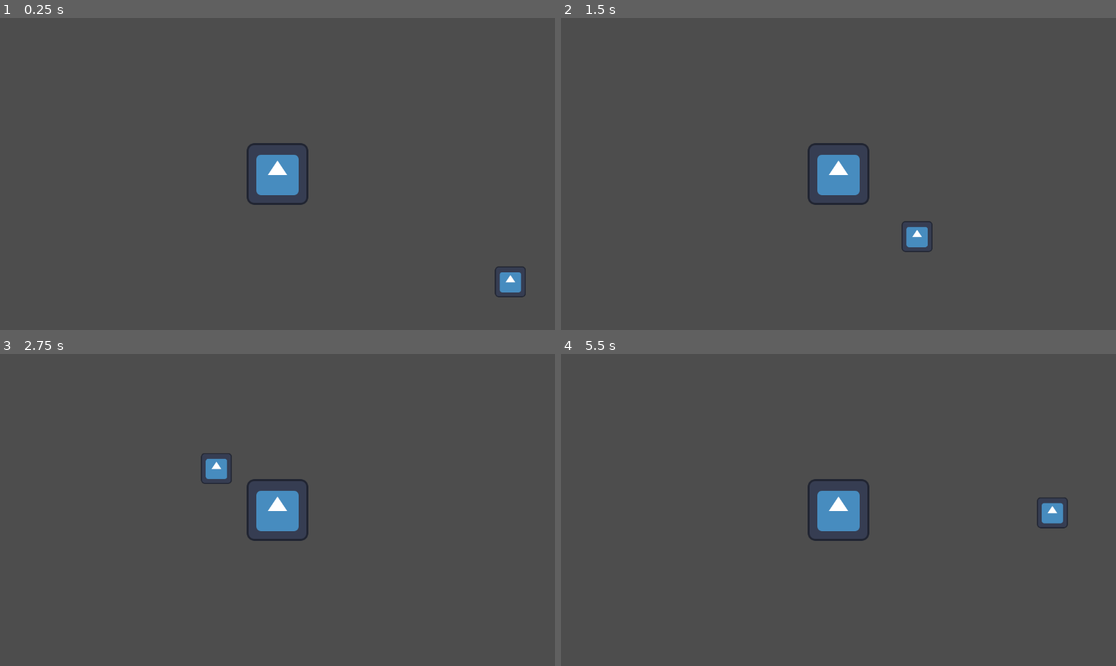
Above: before the commit, frames 1-4 (two rows, left to right).
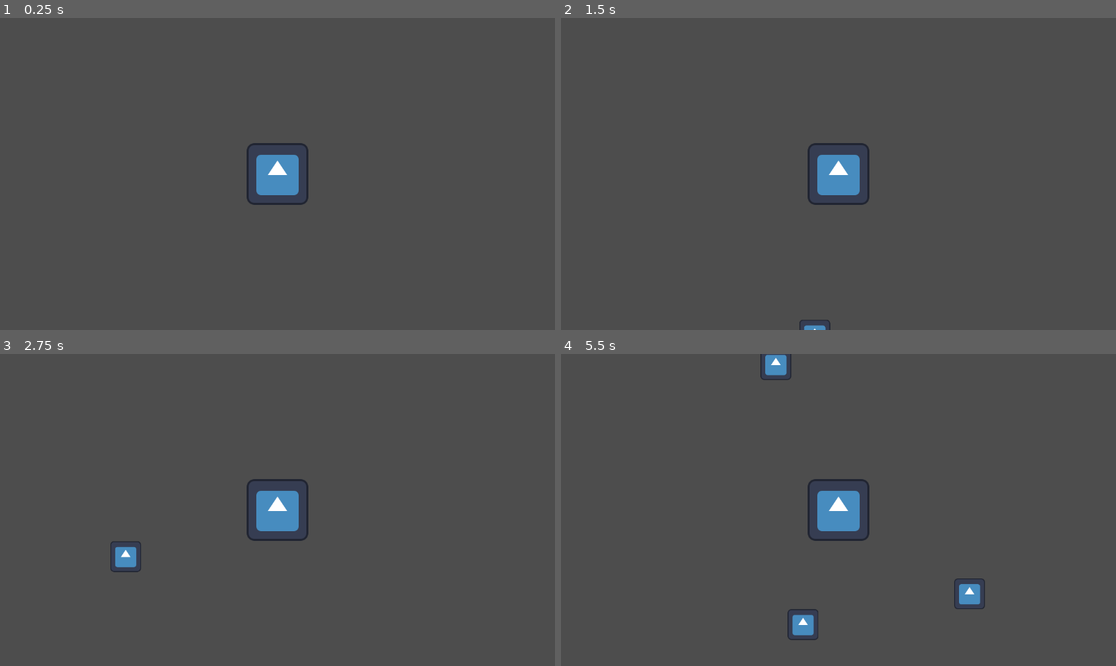
Above: after the commit, the same moments.

Repository: Justin217X/MonsterMash
Game: Godot game, scene res://World/world.tscn
Same seed, same stepped clock (60 frames per second), same inputs: the game is played once before the commit and once after it. This scene is started directly instead of the project's main scene. The engine's default icon, where the game draws it, is replaced by a stand-in: a white triangle on a blue panel in a dark square.
Inputs:
- Up to frame 1 (0.25 s): no input
- Up to frame 2 (1.5 s): tap Enter at 0.5 s; hold D (right) 0.53-1.28 s; hold S (down) from 1.28 s (still down)
- Up to frame 3 (2.75 s): release S (down) at 2.03 s; hold D (right) from 2.03 s (still down)
- Up to frame 4 (5.5 s): release D (right) at 2.78 s; hold W (up) 2.78-3.53 s; hold A (left) 3.53-5.03 s; hold S (down) from 5.03 s (still down)

The runs differ from the first frame. In frame 1, 0.3% of the frame differs, in the area x 89-95%, y 79-90%; in frame 2, 0.4%; in frame 3, 0.7%; in frame 4, 1.3%, in the area x 35-92%, y 0-92%.

Commit message:
Implemented EnemySpawner
- Created an enemy spawner that spawns enemies outside the viewport

- added EnemySpawner to the world scene

Diff:
--- /dev/null
+++ b/Utility/enemy_spawner.gd
@@ -0,0 +1,54 @@
+extends Node2D
+
+
+@export var spawns: Array[Spawn_info] = []
+
+@onready var player = get_tree().get_first_node_in_group("player")
+
+var time = 0
+
+
+func _on_timer_timeout():
+	time += 1
+	var enemy_spawns = spawns
+	for i in enemy_spawns:
+		if time > i.time_start and time < i.time_end:
+			if i.spawn_delay_counter < i.enemy_spawn_delay: # check if there is a delay
+				i.spawn_delay_counter += 1
+			else:
+				i.spawn_delay_counter = 0
+				var new_enemy = load(str(i.enemy.resource_path))
+				var counter = 0
+				while counter < i.enemy_num: # spawn number of enemies
+					var enemy_spawn = new_enemy.instantiate() #create instance of packed scene
+					enemy_spawn.global_position = get_random_position()
+					add_child(enemy_spawn)
+					counter += 1
+
+func get_random_position():
+	var vpr = get_viewport_rect().size * randf_range(1.1, 1.4) # get viewport values and multiply them by 1.1 to 1.4 to get values a bit larger than the screen
+	var top_left = Vector2(player.global_position.x - (vpr.x / 2), player.global_position.y - (vpr.y / 2))
+	var top_right = Vector2(player.global_position.x + (vpr.x / 2), player.global_position.y - (vpr.y / 2))
+	var bottom_left = Vector2(player.global_position.x - (vpr.x / 2), player.global_position.y + (vpr.y / 2))
+	var bottom_right = Vector2(player.global_position.x + (vpr.x / 2), player.global_position.y + (vpr.y / 2))
+	var pos_side = ["up", "down", "right", "left"].pick_random()
+	var spawn_pos1 = Vector2.ZERO
+	var spawn_pos2 = Vector2.ZERO
+
+	match pos_side:
+		"up":
+			spawn_pos1 = top_left
+			spawn_pos2 = top_right
+		"down":
+			spawn_pos1 = bottom_left
+			spawn_pos2 = bottom_right
+		"right":
+			spawn_pos1 = top_right
+			spawn_pos2 = bottom_right
+		"left":
+			spawn_pos1 = top_left
+			spawn_pos2 = bottom_left
+
+	var x_spawn = randf_range(spawn_pos1.x, spawn_pos2.x)
+	var y_spawn = randf_range(spawn_pos1.y, spawn_pos2.y)
+	return Vector2(x_spawn, y_spawn)
--- /dev/null
+++ b/Utility/enemy_spawner.tscn
@@ -0,0 +1,11 @@
+[gd_scene load_steps=2 format=3 uid="uid://bxwyva332xtfk"]
+
+[ext_resource type="Script" path="res://Utility/enemy_spawner.gd" id="1_2aq1k"]
+
+[node name="EnemySpawner" type="Node2D"]
+script = ExtResource("1_2aq1k")
+
+[node name="Timer" type="Timer" parent="."]
+autostart = true
+
+[connection signal="timeout" from="Timer" to="." method="_on_timer_timeout"]
--- /dev/null
+++ b/Utility/spawn_info.gd
@@ -0,0 +1,11 @@
+extends Resource
+
+class_name Spawn_info
+
+@export var time_start:int           # When to spawn
+@export var time_end:int             # When to spawn
+@export var enemy:Resource           # What enemy is meant to spawn
+@export var enemy_num:int            # Number of enemies that spawn
+@export var enemy_spawn_delay:int    # Seconds of delay between spawns
+
+var spawn_delay_counter = 0          # Tracks the delayed seconds
--- a/World/world.tscn
+++ b/World/world.tscn
@@ -1,7 +1,25 @@
-[gd_scene load_steps=3 format=3 uid="uid://deceqty7g1fq1"]
+[gd_scene load_steps=7 format=3 uid="uid://deceqty7g1fq1"]
 
 [ext_resource type="PackedScene" uid="uid://d1gjhqwn3oxaj" path="res://Player/player.tscn" id="1_pwy3b"]
-[ext_resource type="PackedScene" uid="uid://dsavthkl5jgqp" path="res://Enemy/enemy.tscn" id="2_rfbec"]
+[ext_resource type="PackedScene" uid="uid://bxwyva332xtfk" path="res://Utility/enemy_spawner.tscn" id="2_kag20"]
+[ext_resource type="Script" path="res://Utility/spawn_info.gd" id="3_h5bwr"]
+[ext_resource type="PackedScene" uid="uid://dsavthkl5jgqp" path="res://Enemy/enemy.tscn" id="4_y21iv"]
+
+[sub_resource type="Resource" id="Resource_7adbp"]
+script = ExtResource("3_h5bwr")
+time_start = 0
+time_end = 5
+enemy = ExtResource("4_y21iv")
+enemy_num = 1
+enemy_spawn_delay = 0
+
+[sub_resource type="Resource" id="Resource_05uo3"]
+script = ExtResource("3_h5bwr")
+time_start = 5
+time_end = 60
+enemy = ExtResource("4_y21iv")
+enemy_num = 10
+enemy_spawn_delay = 0
 
 [node name="World" type="Node2D"]
 
@@ -9,5 +27,5 @@
 
 [node name="Player" parent="." instance=ExtResource("1_pwy3b")]
 
-[node name="enemy_type_weak" parent="." instance=ExtResource("2_rfbec")]
-motion_mode = 1
+[node name="EnemySpawner" parent="." instance=ExtResource("2_kag20")]
+spawns = Array[ExtResource("3_h5bwr")]([SubResource("Resource_7adbp"), SubResource("Resource_05uo3")])
